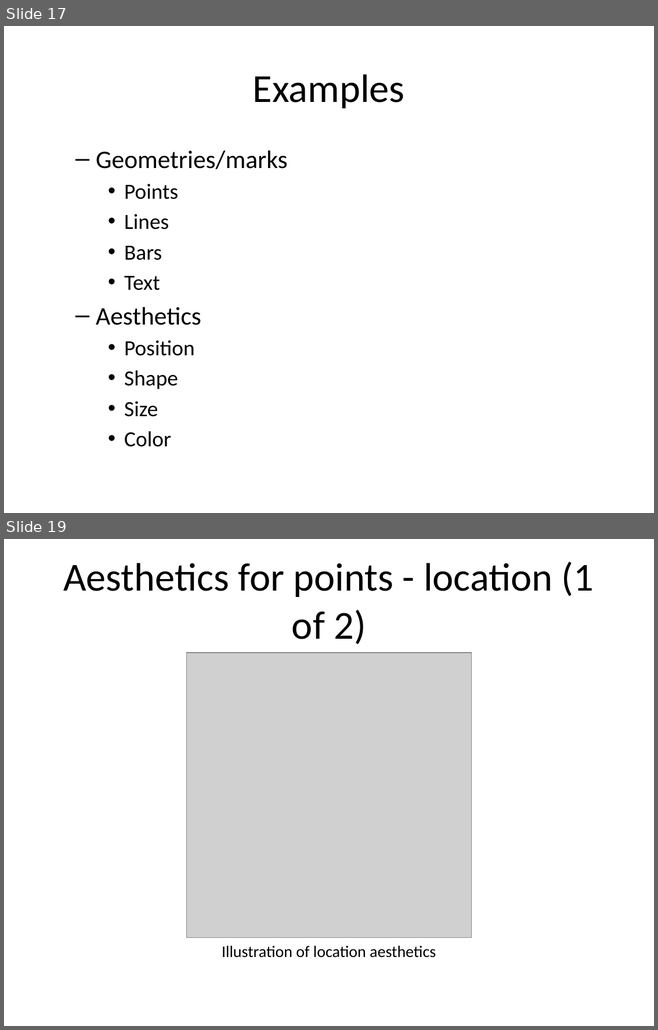
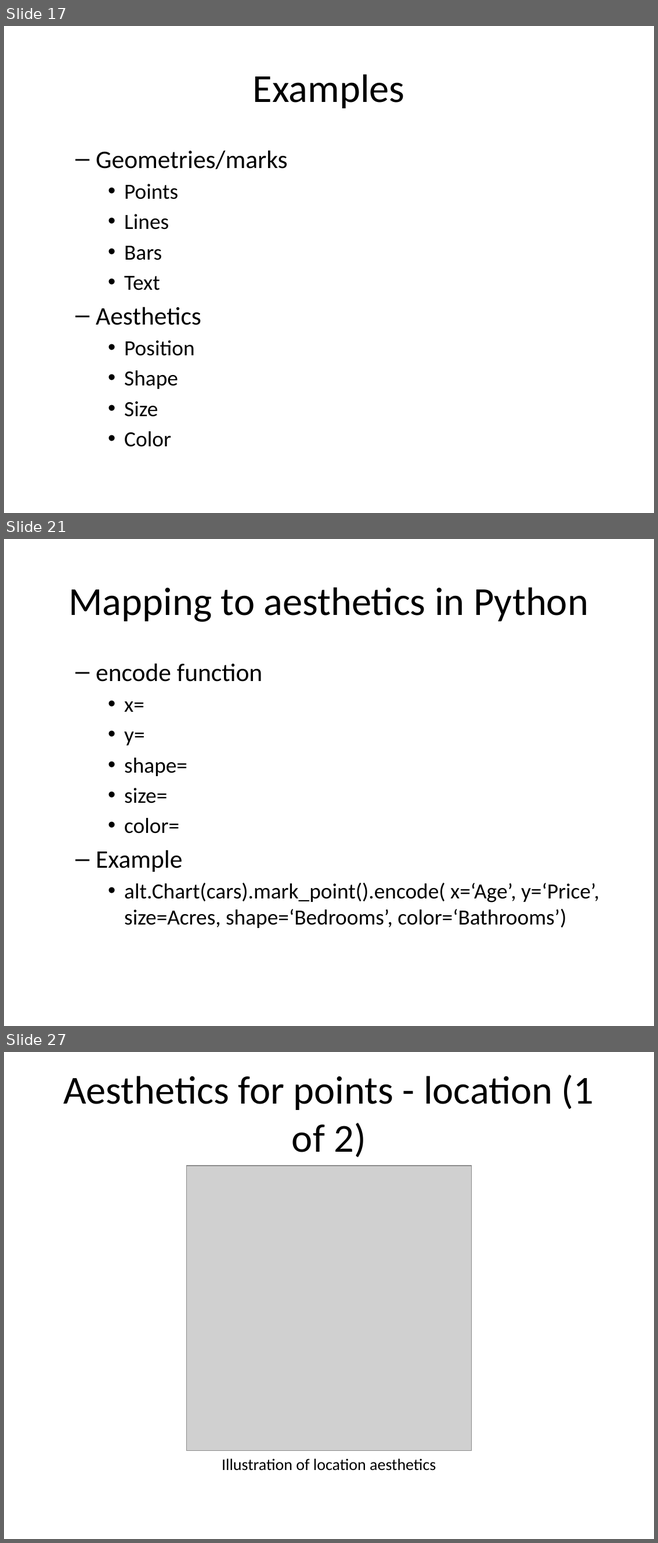
Before and after one commit to pmean/data-visualization, a slide deck: data-viz-01/src/v01-main-scatterplots.pptx. Shown one above the other, each under a label of ours: slides 17 and 19 before the commit, slides 17, 21 and 27 after it; the slides between them are not shown. The pictures are 658x1030 and 658x1543 pixels, drawn with LibreOffice and Linux fonts; fonts in the diff are those of the drawing; grey boxes stand for pictures. Boxes give left, top, right and bottom in pixels: in the first picture for what was removed or moved away, otherwise in the second. Text is boxed around its words. In the diff, an @@ line names an element or a change of style, - is before the commit and + after.

```diff
--- a/data-viz-01/src/v01-main-scatterplots.pptx
+++ b/data-viz-01/src/v01-main-scatterplots.pptx
@@ slide 21 added at <box>4,539,654,1026</box>, background #FFFFFF @@
@@ title added at <box>68,587,588,622</box>, 44 pt, text #000000 @@
+Mapping to aesthetics in Python
@@ text added at <box>96,663,599,928</box>, 24 pt, text #000000 @@
+  – encode function
+    • x=
+    • y=
+    • shape=
+    • size=
+    • color=
+  – Example
+    • alt.Chart(cars).mark_point().encode( x=‘Age’, y=‘Price’, size=Acres, shape=‘Bedrooms’, color=‘Bathrooms’)
@@ what was slide 19 is now slide 27 @@
```
Also in this commit, not shown: 6 slides changed, 16 other slides added, 5 slides removed, 47 other files.
